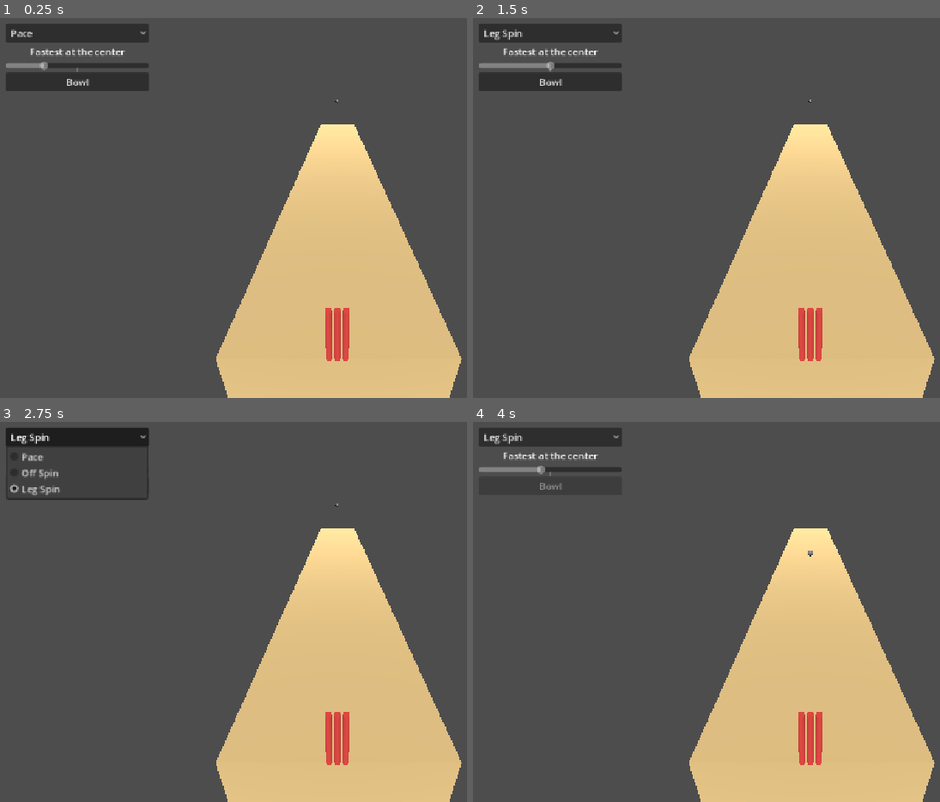
Above: before the commit, frames 1-4 (two rows, left to right).
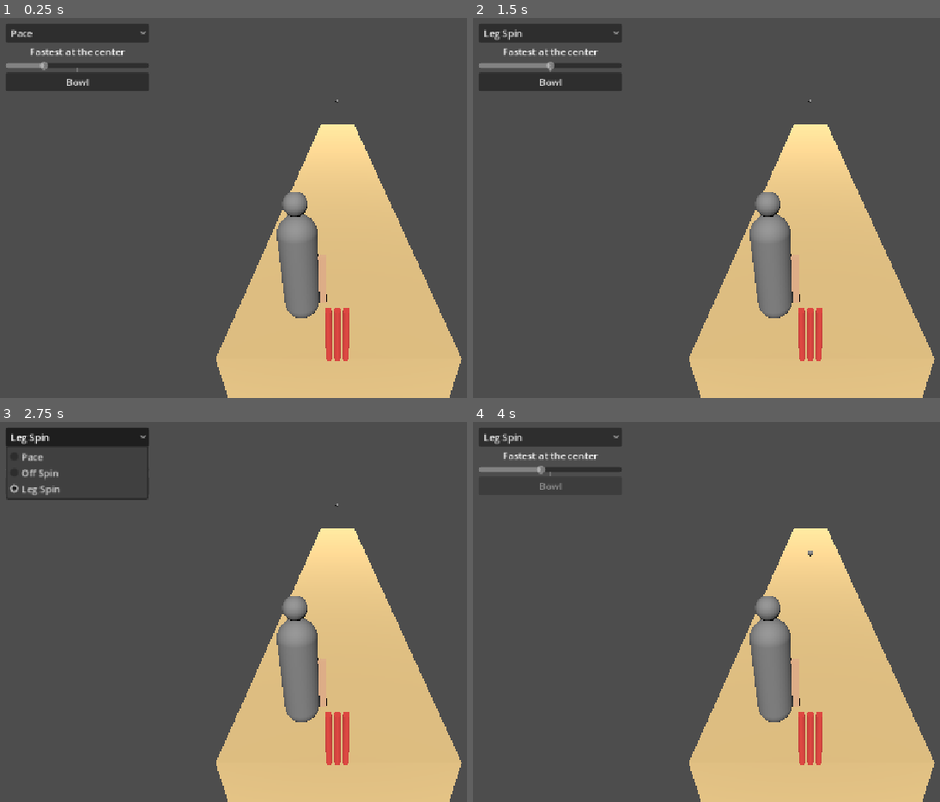
Above: after the commit, the same moments.

Repository: aranmahadevan108-prog/Real-Work-Haven
Game: Godot game, scene res://Cricket Batting Experience.tscn
The game is run twice, just before and just after one commit, with the same random seed, the same clock (stepped at 60 frames per second) and the same inputs.
Inputs:
- Up to frame 1 (0.25 s): no input
- Up to frame 2 (1.5 s): click "Pace" at 0.5 s; click "Bowl" at 1.25 s
- Up to frame 3 (2.75 s): click "Leg Spin" at 2 s
- Up to frame 4 (4 s): click "Leg Spin" at 2.75 s; click "Bowl" at 3.5 s

The runs differ from the first frame. In frame 1, 2.3% of the frame differs, in the area x 59-71%, y 45-80%; in frame 2, 2.3%; in frame 3, 2.3%; in frame 4, 2.3%.

Commit message:
add

Diff:
--- a/Cricket Batting Experience.tscn
+++ b/Cricket Batting Experience.tscn
@@ -50,6 +50,21 @@
 
 [sub_resource type="BoxShape3D" id="BoxShape3D_ovdqq"]
 size = Vector3(0.3, 0.8, 0.2)
+
+[sub_resource type="CapsuleMesh" id="CapsuleMesh_dmg41"]
+radius = 0.25
+height = 1.6
+
+[sub_resource type="SphereMesh" id="SphereMesh_tt6d3"]
+radius = 0.15
+height = 0.3
+
+[sub_resource type="StandardMaterial3D" id="StandardMaterial3D_tt6d3"]
+albedo_color = Color(1, 0.78431374, 0.60784316, 1)
+
+[sub_resource type="BoxMesh" id="BoxMesh_dmg41"]
+material = SubResource("StandardMaterial3D_tt6d3")
+size = Vector3(0.1, 0.8, 0.05)
 
 [node name="CricketBattingExperience" type="Node3D" unique_id=1773417177]
 script = ExtResource("1_c7icq")
@@ -111,6 +126,24 @@
 [node name="CollisionShape3D" type="CollisionShape3D" parent="Stumps" unique_id=965418525]
 shape = SubResource("BoxShape3D_ovdqq")
 
+[node name="Batsman" type="Node3D" parent="." unique_id=1369753202]
+transform = Transform3D(1, 0, 0, 0, 1, 0, 0, 0, 1, -0.5, 0, 0.3)
+
+[node name="Body" type="MeshInstance3D" parent="Batsman" unique_id=2122908926]
+transform = Transform3D(1, 0, 0, 0, 1, 0, 0, 0, 1, 0, 0.8, 0)
+mesh = SubResource("CapsuleMesh_dmg41")
+
+[node name="Head" type="MeshInstance3D" parent="Batsman" unique_id=184783177]
+transform = Transform3D(1, 0, 0, 0, 1, 0, 0, 0, 1, 0, 1.75, 0)
+mesh = SubResource("SphereMesh_tt6d3")
+
+[node name="BatPivot" type="Node3D" parent="Batsman" unique_id=951072029]
+transform = Transform3D(1, 0, 0, 0, 1, 0, 0, 0, 1, 0.3, 1, 0)
+
+[node name="Bat" type="MeshInstance3D" parent="Batsman/BatPivot" unique_id=1222094059]
+transform = Transform3D(1, 0, 0, 0, 1, 0, 0, 0, 1, 0, -0.4, 0)
+mesh = SubResource("BoxMesh_dmg41")
+
 [connection signal="body_entered" from="HitZone" to="." method="_on_hit_zone_body_entered"]
 [connection signal="body_exited" from="HitZone" to="." method="_on_hit_zone_body_exited"]
 [connection signal="body_entered" from="Stumps" to="." method="_on_stumps_body_entered"]
--- a/lan_lobby.gd
+++ b/lan_lobby.gd
@@ -126,3 +126,7 @@
 	over_label.hide()
 	lobby.show()
 	status.text = message
+func swing_bat():
+	var tween = create_tween()
+	tween.tween_property($Batsman/BatPivot, "rotation_degrees:y", -100, 0.12)
+	tween.tween_property($Batsman/BatPivot, "rotation_degrees:y", 0, 0.25)
